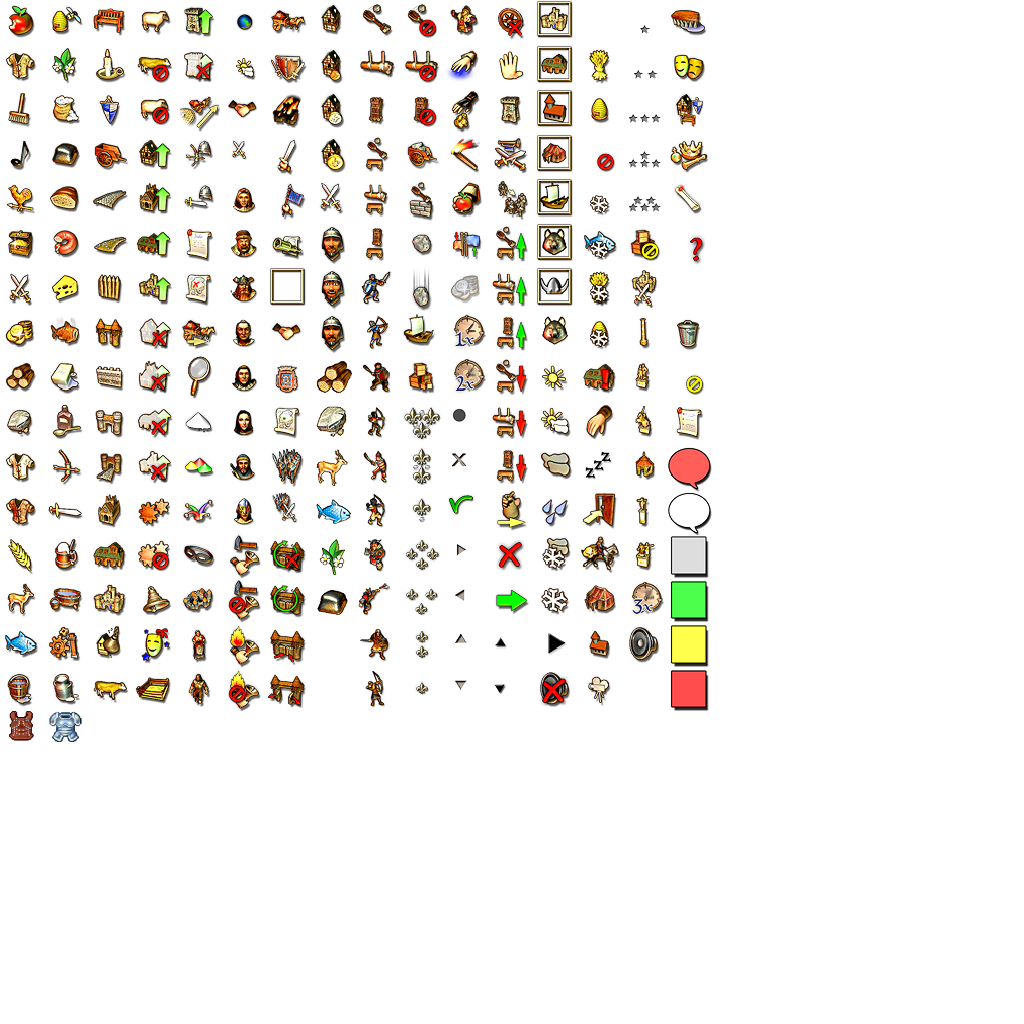
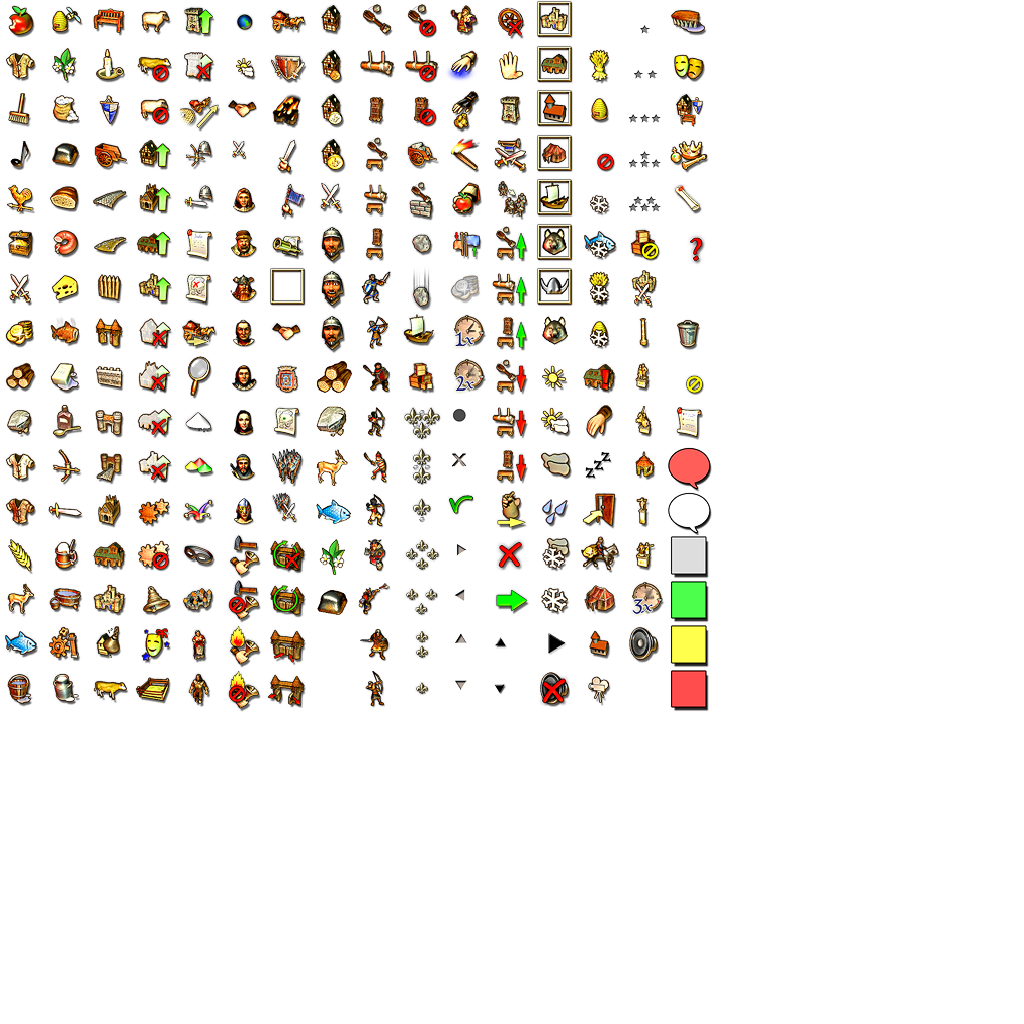
The second 1024×1024 image is a revision of the first. Changes to its layers:
removed layer "Eingefügte Ebene #1" over [49, 711, 82, 742]
removed layer "Eingefügte Ebene" over [9, 711, 34, 741]
